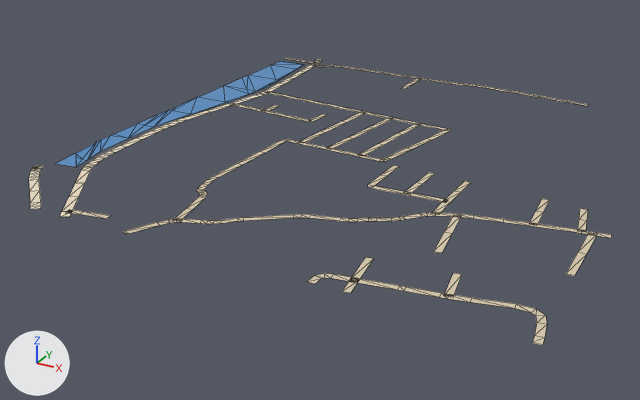
The glTF model public/assets/bengaluru-region-v1/tiles/t29_20-l1.glb, before and after one commit.
The view is the same before and after, from a camera (50 mm lens) standing at (15059.0, 9557.0, 283.0) and looking at (14700.0, 10210.0, -43.0). Every picture has the same lights, and +X, +Y and +Z are marked at lower left. The picture after the commit comes second. Mesh edges are drawn as thin lines.

In view in the first picture: 'ground', 'water'.
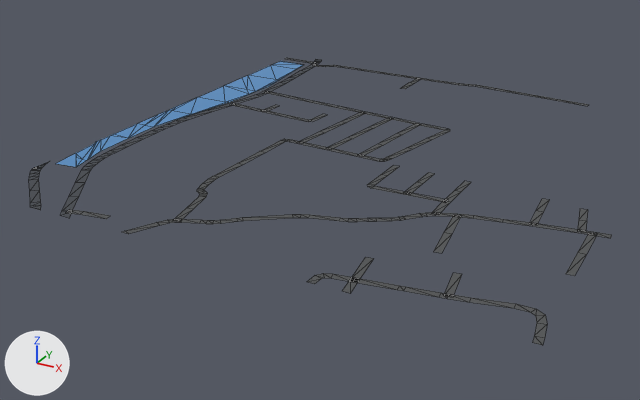
Boxes (x1, y1, x2, y2) around the edits, measured in the pictures (640 x 400 px; the box of a moved part takes in the faces that stretch with it):
part 1 of me_ground, moved or reshaped
    before: (342, 279, 358, 293)
    after: (342, 280, 358, 293)
part 2 of me_ground, moved or reshaped
    before: (30, 165, 159, 234)
    after: (30, 162, 159, 234)
part 3 of me_ground, moved or reshaped
    both: (285, 58, 322, 64)
part 4 of me_ground, moved or reshaped
    both: (260, 130, 450, 195)
part 5 of me_ground, moved or reshaped
    both: (532, 336, 545, 345)
part 6 of me_ground, recoloured
    both: (29, 58, 612, 338)

Patch to the scene script:
```diff
--- a/public/assets/bengaluru-region-v1/tiles/t29_20-l1.glb.py
+++ b/public/assets/bengaluru-region-v1/tiles/t29_20-l1.glb.py
@@ me_ground @@
 # verts and faces of me_ground; kept vertices keep their numbers, new ones are numbered from 416
-me_ground.from_pydata(...)  # 416 vertices, 366 faces; spans x -4.0..465.0, y -3.0..501.0, z 1.0
+me_ground.from_pydata(...)  # 422 vertices, 370 faces; spans x 0.0..465.0, y 0.0..500.0, z 1.0
+# me_ground part 1
+delete_vertices([8])  # with the faces that use them
+verts[9] = (338.0, 0.0, 1.0)  # moved, pixel (350, 293)
+verts[416] = (331.0, 0.0, 1.0)  # pixel (341, 291)
+faces += [(7, 416, 9)]
+# me_ground part 2
+# 5 vertices are removed from x -1.0..156.0, y -3.0..61.0, z 1.0
+# 10 faces are deleted
+# 8 vertices move from x -4.0..150.0, y -2.0..71.0, z 1.0 to x 0.0..150.0, y 0.0..75.0, z 1.0
+# 11 vertices are added at x 0.0..156.0, y 0.0..82.0, z 1.0
+# 14 new faces join them
+# me_ground part 3
+delete_vertices([88])  # with the faces that use them
+verts[89] = (35.0, 500.0, 1.0)  # moved, pixel (315, 59)
+verts[375] = (18.0, 482.0, 1.0)  # moved, pixel (296, 60)
+verts[374] = (18.0, 488.0, 1.0)  # moved, pixel (299, 59)
+verts[417] = (43.0, 500.0, 1.0)  # pixel (321, 59)
+faces += [(87, 417, 89)]
+# me_ground part 4
+# 4 vertices are removed from x 150.0..274.0, y 168.0..225.0, z 1.0
+# 15 faces are deleted
+# 6 vertices move within x 156.0..279.0, y 162.0..326.0, z 1.0
+# 4 vertices are added at (150.0, 226.0, 1.0), (275.0, 168.0, 1.0), (274.0, 169.0, 1.0), (268.0, 167.0, 1.0)
+# 15 new faces join them
+# me_ground part 5
+delete_faces([(324, 325, 327), (324, 327, 326)])
+faces += [(324, 325, 326), (325, 327, 326)]
+# me_ground part 6: 337 kept faces spanning x 0.0..465.0, y 0.0..500.0, z 1.0 get new vertex colours; the middle colour goes from beige #d7c9ae to dark grey #535556
 me_ground.materials.append(mat_ground)
```
